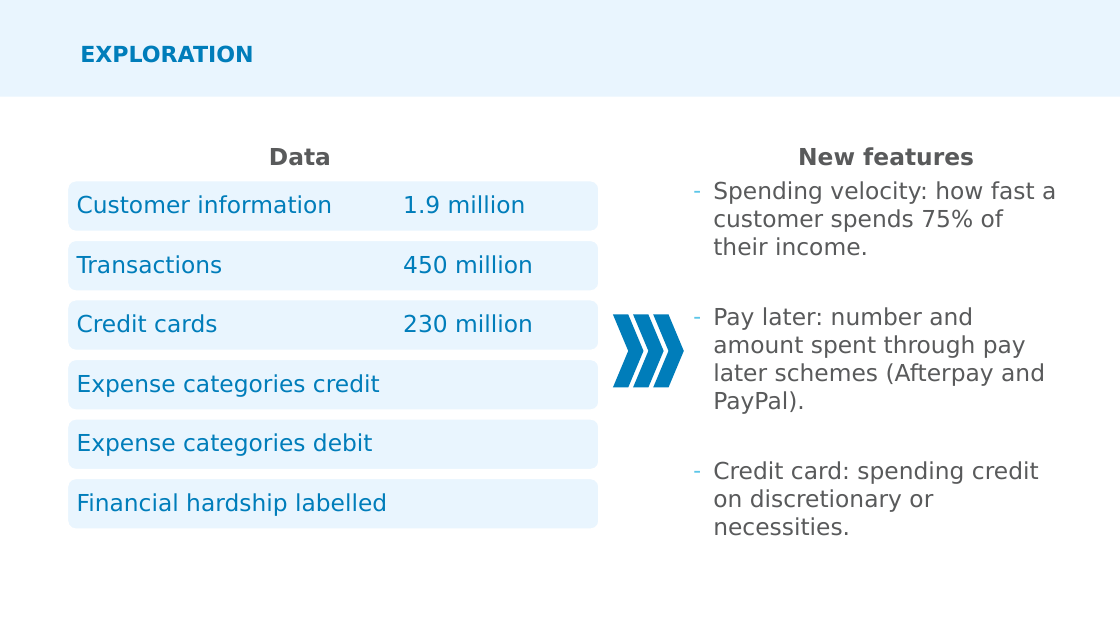
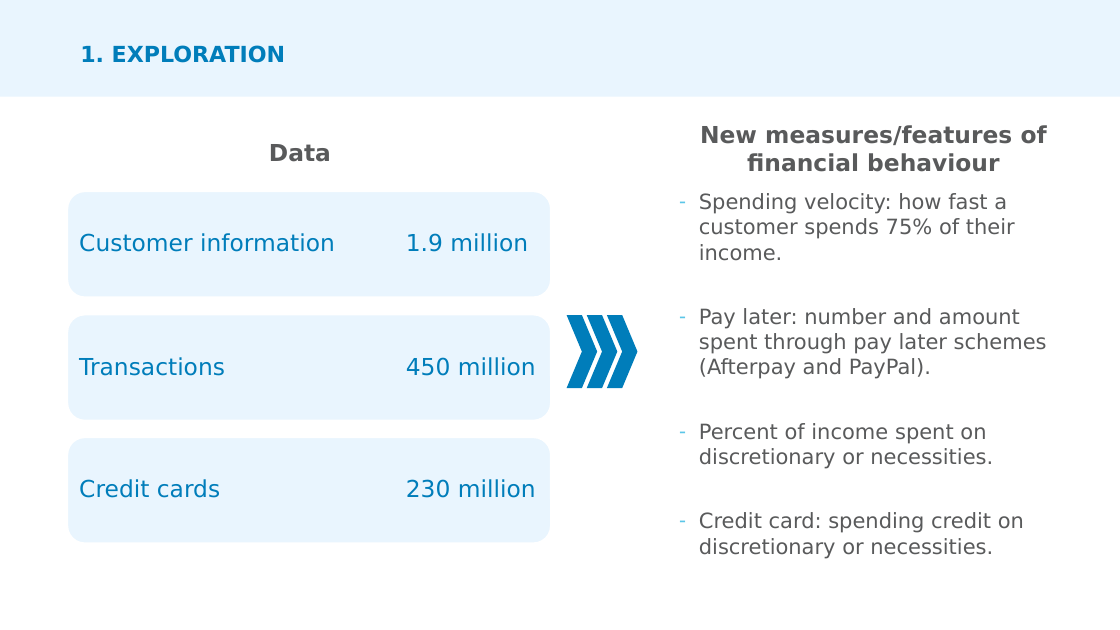
Before and after one commit to allyhassell/data-wrangling_assignment, a slide deck: slide 8 of ANZ Presentation.pptx (slide 9 before the commit). Drawn at 1120x630 pixels with LibreOffice and Linux fonts; fonts in the diff are those of the drawing. Boxes give left, top, right and bottom in pixels: in the first picture for what was removed or moved away, otherwise in the second. Text is boxed around its words. In the diff, an @@ line names an element or a change of style, - is before the commit and + after.

```diff
--- a/ANZ Presentation.pptx
+++ b/ANZ Presentation.pptx
@@ title at (80,45,285,63): text changed @@
-EXPLORATION
+1. EXPLORATION
@@ text "Data": place and size @@
-text "Data" at (269,148,331,166)
+text "Data" at (269,144,331,162)
@@ text at (700,125,1047,172): text changed @@
-  New features
+  New measures/features of financial behaviour
@@ rounded rectangle: place and size @@
-rounded rectangle at (67,240,600,292)
+rounded rectangle at (67,191,551,297)
@@ text "Customer information 1.9 million": place and size @@
-text "Customer information 1.9 million" at (77,195,526,214)
+text "Customer information 1.9 million" at (79,233,528,252)
@@ text "Spending velocity: how fast a ...": place and size @@
-text "Spending velocity: how fast a ..." at (713,181,1056,512)
+text "Spending velocity: how fast a ..." at (699,193,1047,533)
@@ text at (699,193,1047,533): size 20 to 18 pt in "Spending velocity: how fast a customer spends ...", "Pay later: number and amount spent through ...", "Credit card: spending credit on discretionary or ..." @@
@@ rounded rectangle: place and size @@
-rounded rectangle at (67,359,600,410)
+rounded rectangle at (67,314,551,421)
@@ text "Transactions 450 million": place and size @@
-text "Transactions 450 million" at (77,255,533,274)
+text "Transactions 450 million" at (79,357,536,376)
@@ 3 chevrons: place and size @@
-3 chevrons at (613,314,684,387)
+3 chevrons at (567,315,637,388)
@@ rounded rectangle: place and size @@
-rounded rectangle at (67,478,600,529)
+rounded rectangle at (67,437,551,544)
@@ text "Credit cards 230 million": place and size @@
-text "Credit cards 230 million" at (77,314,533,333)
+text "Credit cards 230 million" at (79,479,536,498)
@@ text at (699,423,993,469): paragraph added @@
+  – Percent of income spent on discretionary or necessities.
@@ group removed at (67,181,600,516): 3 rounded rectangles, 3 texts @@
-Expense categories credit
-Expense categories debit
-Financial hardship labelled
```
Also in this commit, not shown: 11 other slides changed, 1 slide removed.
